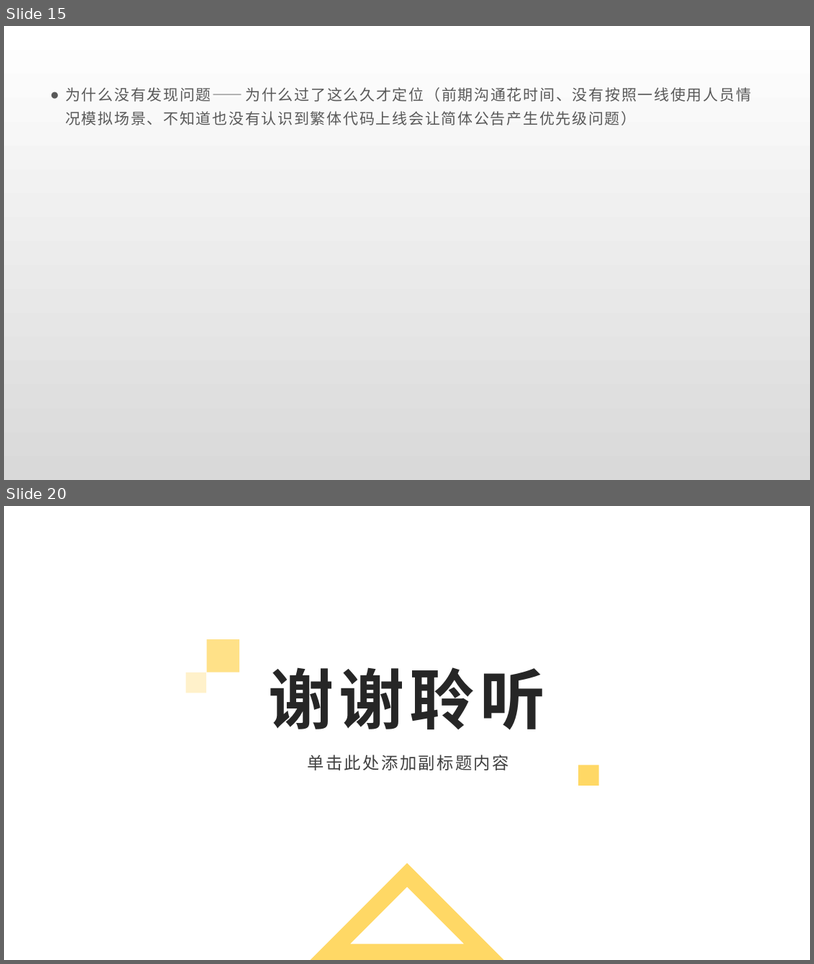
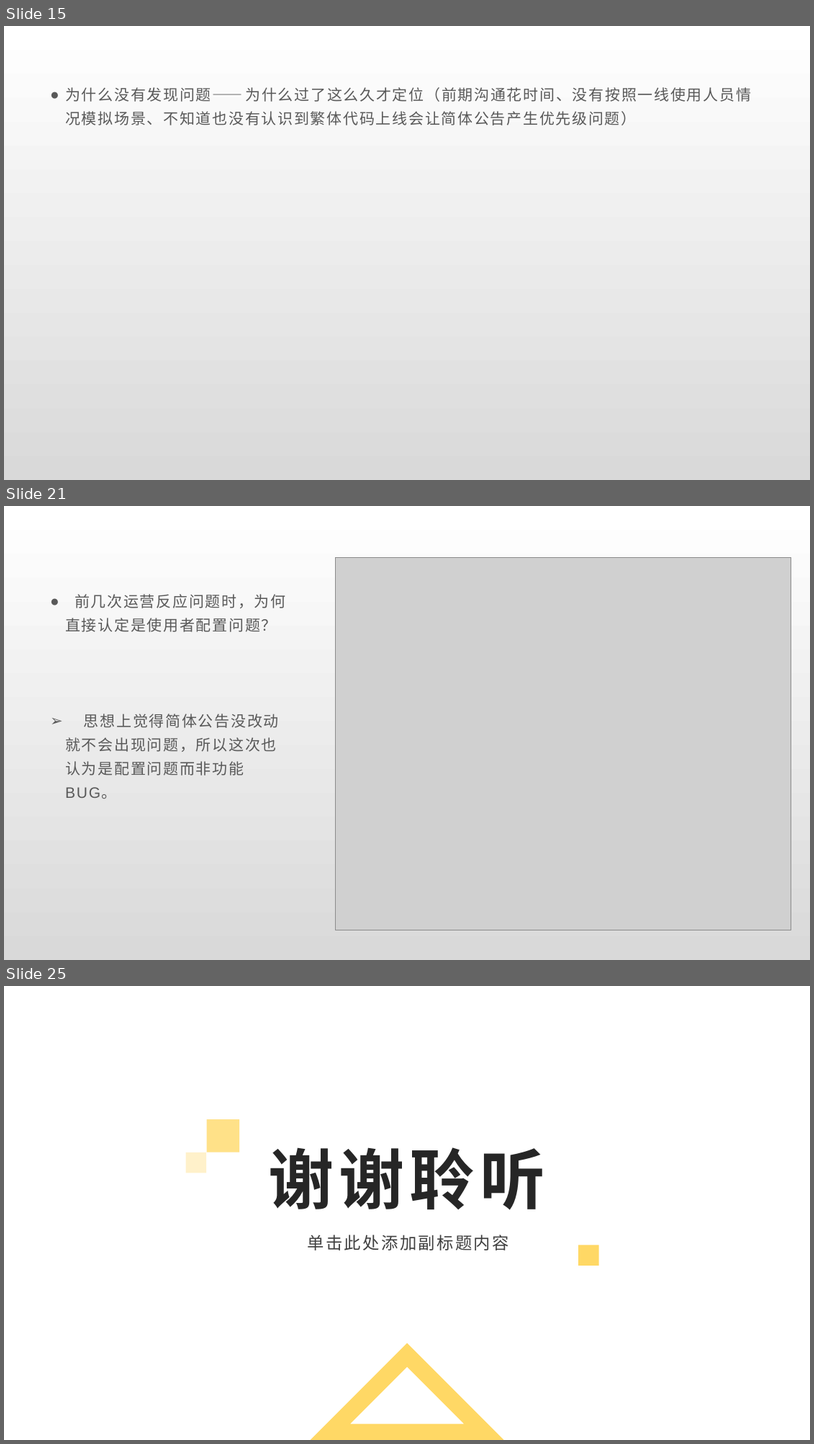
Before and after one commit to Rexixe1993/JavaScriptLesson, a slide deck: 全球版灌篮OBT复盘总结.pptx. Shown one above the other, each under a label of ours: slides 15 and 20 before the commit, slides 15, 21 and 25 after it; the slides between them are not shown. The pictures are 814x964 and 814x1444 pixels, drawn with LibreOffice and Linux fonts; fonts in the diff are those of the drawing; grey boxes stand for pictures; background and template pictures are left out. Boxes give left, top, right and bottom in pixels: in the first picture for what was removed or moved away, otherwise in the second. Text is boxed around its words. In the diff, an @@ line names an element or a change of style, - is before the commit and + after.

```diff
--- a/全球版灌篮OBT复盘总结.pptx
+++ b/全球版灌篮OBT复盘总结.pptx
@@ slide 21 added at box(4, 506, 810, 960), background gradient #FFFFFF to #D9D9D9 @@
@@ picture added at box(335, 557, 792, 930) @@
@@ text added at box(65, 594, 286, 798), 18 pt, text #595959 @@
+● 前几次运营反应问题时，为何直接认定是使用者配置问题？
+➢ 思想上觉得简体公告没改动就不会出现问题，所以这次也认为是配置问题而非功能BUG。
@@ what was slide 20 is now slide 25 @@
```
Also in this commit, not shown: 6 slides changed, 4 other slides added.
